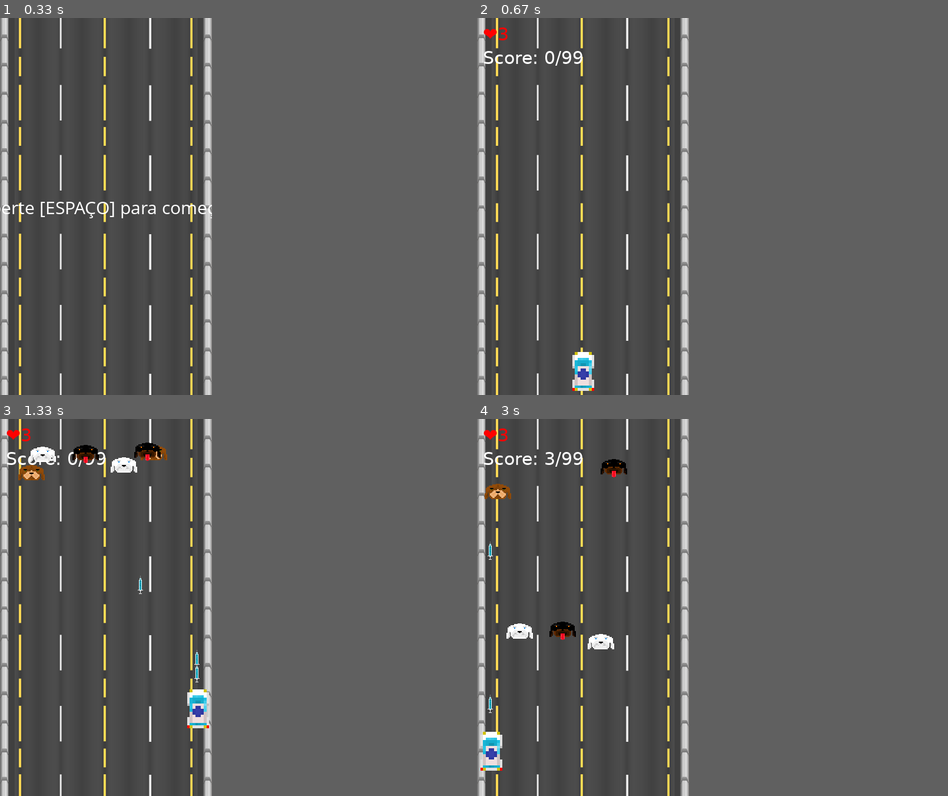
Above: before the commit, frames 1-4 (two rows, left to right).
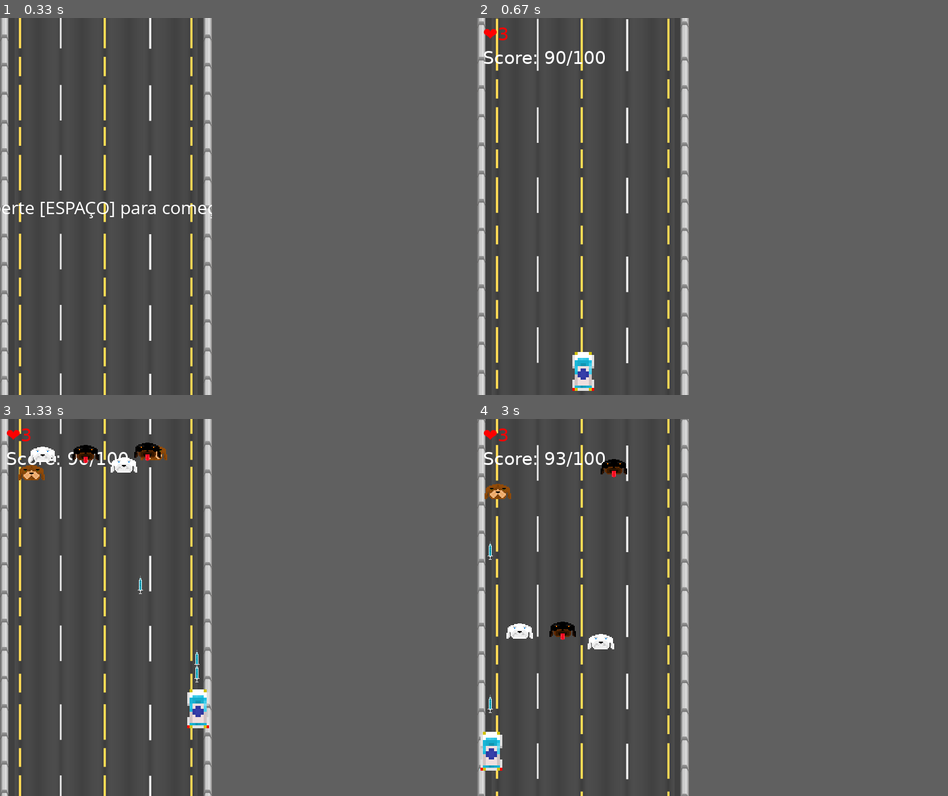
Above: after the commit, the same moments.

Repository: hlvini/vaxforce-pygame
Game: pygame game, started from py_jogoPrincipal.py
Same seed, same stepped clock (60 frames per second), same inputs: the game is played once before the commit and once after it.
Inputs:
- Up to frame 1 (0.33 s): no input
- Up to frame 2 (0.67 s): tap Space at 0.33 s
- Up to frame 3 (1.33 s): hold Right 0.67-1.13 s; tap Space at 0.73, 1.03, 1.23 s; hold Up from 1.17 s (still down)
- Up to frame 4 (3 s): release Up at 1.47 s; hold Right 1.5-1.97 s; tap Space at 1.57, 1.87, 2.07, 2.37, 2.63, 2.97 s; hold Left 2-2.53 s; hold Down 2.57-2.87 s; hold Left from 2.9 s (still down)

Frame 1 is identical in both runs. In frame 2, 2.1% of the frame differs, in the area x 0-45%, y 0-100%; in frame 3, 1.3%; in frame 4, 2.4%.

Commit message:
- Adc novo sprite original p/ o chefe - Adc novos efeitos sonoros e músicas

Diff:
--- a/py_jogoMenu.py
+++ b/py_jogoMenu.py
@@ -12,7 +12,6 @@
 
 # Cores do Menu
 WHITE = (255, 255, 255)
-BLACK = (0, 0, 0)
 BLUE = (0, 0, 255)
 
 # Fontes
@@ -23,27 +22,21 @@
 tela = pygame.display.set_mode((largura, altura))
 pygame.display.set_caption("Título")
 
+# Carregando Imagem de Fundo
+bg_image = pygame.image.load("background.jpg")
+bg_image = pygame.transform.scale(bg_image, (largura, altura))
+
 # Menu
 opcoes = ["[JOGAR]", "[OPÇÕES]", "[SAIR]"]
-
-# 'def' é uma keyword usada para definir (ou criar) uma função
-# função é um bloco de código que somente roda quando chamado
-# E.X: def myFunction()
-#           print("Hello Function")
-# myFunction()
-
-
-# Essa função sera utilizadas para mostrar as opções da var.
-#'opcoes', centralizar as opçoes, atualizar o display
-# e destacar a opção selecionada em azul
 
 def menu():
     opcao_selec = 0
 
     while True:
-        tela.fill(BLACK)  # Limpa a tela
+        # Desenha imagem de fundo
+        tela.blit(bg_image, (0, 0))
 
-        # Desenha opçõoes de menu
+        # Desenha opções de menu
         for i, opcao in enumerate(opcoes):
             if i == opcao_selec:
                 color = BLUE
@@ -56,7 +49,7 @@
 
         pygame.display.flip()  # Update do display
 
-        # Eveontos
+        # Eventos
         for event in pygame.event.get():
             if event.type == pygame.QUIT:
                 pygame.quit()
--- a/py_jogoPrincipal.py
+++ b/py_jogoPrincipal.py
@@ -1,3 +1,4 @@
+# Versão 0.9
 # Importando libraries
 
 import pygame
@@ -23,6 +24,14 @@
 dog3 = pygame.transform.scale(pygame.image.load(os.path.join("PIXEL_ART", "cao3.png")), (60, 60))  # Inimigo 03
 vac = pygame.image.load(os.path.join("PIXEL_ART", "vacina0.png"))  # Projétil
 bg = pygame.transform.scale(pygame.image.load(os.path.join("PIXEL_ART", "bg.png")), (largura, altura))  # Fundo COPYRIGHT: wwwdavidstenfors.com
+
+# Carregando Efeitos Sonoros
+disparar = pygame.mixer.Sound(os.path.join("SFX", "Shoot_00.mp3"))
+dano_player = pygame.mixer.Sound(os.path.join("SFX", "Hit_02.mp3"))
+morte_player = pygame.mixer.Sound(os.path.join("SFX", "Hero_Death_00.mp3"))
+dano_chefe = pygame.mixer.Sound(os.path.join("SFX", "Hit_03.mp3"))
+morte_chefe = pygame.mixer.Sound(os.path.join("SFX", "Explosion_03.mp3"))
+morte_inimigo = pygame.mixer.Sound(os.path.join("SFX", "Hit_00.mp3"))
 
 # Projétil
 class Proj(pygame.sprite.Sprite):
@@ -59,6 +68,7 @@
     def disparar(self): # Lida com disparo de projéteis do player
         projetil = Proj(self.rect.centerx, self.rect.top, vac)
         self.proj.add(projetil)
+        disparar.play()
 
     def move(self, vel): # Lida com o movimento do player na tela
         keys = pygame.key.get_pressed()
@@ -92,12 +102,12 @@
         self.rect.y = random.randint(-150, -self.rect.height) # Define pos. vertical
 
     def dano(self):
+        dano_chefe.play()
         self.hp -= 1 # Reduz HP do inimigo em 1
         if self.hp <= 0:
             self.kill() # Quando o HP chega a zero remove o inimigo da tela
 
-# Main loop
-
+# |||||||||||||||||||||| INICIANDO MAIN() LOOP ||||||||||||||||||||||||||||||||||
 def main():
     rodando = True
     relogio = pygame.time.Clock()
@@ -106,10 +116,19 @@
     vel_y_inimigo = 3 # Velocidade de movimento do sprite do Inimigo
     vel_y_chefe = 1 # Velocidade de movimento do sprite do Chefe
     inimigos = pygame.sprite.Group() # Cria um grupo para adicionar os inimigos
-    score = 0 # Quantos cães o player vacinou
+    score = 90 # Quantos cães o player vacinou
     boss_spawnado = False # Checa se o chefe não spawnou ainda
 
+    # Adc movimento ao background
+    global bg_y # Declara bg como global
+    global scroll_speed # Controla a vel. do bg
+    bg_y = 0
+    scroll_speed = 2
+
     carro = Player(105, 520)  # pos. do player em relação a tela
+
+    pygame.mixer.music.load(os.path.join("SFX", "Loop_TreasureHunter_02.mp3"))
+    pygame.mixer.music.play(-1)
 
     # Spawnando inimigos ao topo do mapa em posições aleatórias
     for _ in range(2):  # Criar 2 Inimigos
@@ -119,29 +138,40 @@
         inimigos.add(inimigo1, inimigo2, inimigo3) # Adc inimigos a variável 'inimigos'
 
     # Chefão
-
     def spawn_boss():
         global boss
+        # Tema do chefe
+        pygame.mixer.music.load(os.path.join("SFX", "Loop_Run_For_Your_Life_03.mp3"))
+        pygame.mixer.music.play(-1)
         inimigos.empty()
-        boss_img = pygame.transform.scale(pygame.image.load(os.path.join("PIXEL_ART", "chefe.png")), (120, 120))
+        boss_img = pygame.transform.scale(pygame.image.load(os.path.join("PIXEL_ART", "chefe.png")), (150, 150))
         boss_width = boss_img.get_width()
         boss_height = boss_img.get_height()
         boss_x = (largura - boss_width) // 2
         boss_y = -boss_height
-        boss = Inimigo(boss_x, boss_y, boss_img, hp=100, vel_y=vel_y_chefe)  # Chefe herda as variáveis da 'class' Inimigo
+        boss = Inimigo(boss_x, boss_y, boss_img, hp=120, vel_y=vel_y_chefe)  # Chefe herda as variáveis da 'class' Inimigo
         inimigos.add(boss) # Adc o chefe ao grupo 'inimigos'
 
     # Desenha na tela os elementos 'bg', 'vidas', e HP do Chefe
-
     def display_redraw():
-        display.blit(bg, (0, 0))  # Renderiza o BG na tela
-        display_vidas = fonte.render(f"\u2764{carro.vidas}", 1, (255, 0, 0))  # Renderiza o nome "Vidas" junto a sua respectiva variável
+        # Desenha o movimento do bg
+        global bg_y
+        global scroll_speed
+        bg_y += scroll_speed
+        if bg_y > altura:
+            bg_y = 0
+        display.blit(bg, (0, bg_y))
+        display.blit(bg, (0, bg_y - altura))
+
+        display_vidas = fonte.render(f"\u2764{carro.vidas}", True, (255, 0, 0))  # Renderiza o nome "Vidas" junto a sua respectiva variável
         display.blit(display_vidas, (10, 10))  # pos. onde display_vidas será mostrado na tela
-        display_score = fonte.render(f'Score: {score}/99', 1, (255, 255, 255))
+        display_score = fonte.render(f'Score: {score}/100', True, (255, 255, 255))
         display.blit(display_score, (10, 50))  # Mostra o score na tela
 
+
+
         if boss_spawnado:
-            boss_hp_text = fonte.render(f'Cãopeta: {boss.hp}', 1, (255, 0, 0))  # Red color for boss health
+            boss_hp_text = fonte.render(f'Cãopeta\u2764: {boss.hp}', True, (255, 0, 0))  # Red color for boss health
             display.blit(boss_hp_text, (10, 90))  # Pos. onde o hp do chefe será mostrado na tela
 
         carro.draw(display)
@@ -150,9 +180,10 @@
         pygame.display.update()
 
     # Tela de vitória
-
     def game_won():
         inimigos.empty()
+        pygame.mixer.music.load(os.path.join("SFX", "Jingle_Win_00.mp3"))
+        pygame.mixer.music.play()
         fonte = pygame.font.SysFont("Segoe UI Bold", 25)
         display_vitoria = fonte.render('Você ganhou! [ESPAÇO] P/ Voltar ao MENU', 1, (255, 255, 0))
         texto_vitoria = display_vitoria.get_rect(center=(largura / 2, altura / 2))
@@ -160,7 +191,6 @@
         pygame.display.update()
 
         # Timer da tela de vitória
-
         pygame.time.wait(2000)  # Aguarda 2 Segundos (ms)
 
         # Espera o input do usuário
@@ -178,14 +208,34 @@
                         sys.exit()
 
     # Leva o player devolta para o menu principal
-
     def game_over():
-        pygame.quit()
-        subprocess.run(["python", "py_jogoMenu.py"])
-        sys.exit()
-
-    # Responsável por rodar os aspectos principais do jogo
-
+        inimigos.empty()
+        pygame.mixer.music.load(os.path.join("SFX", "Jingle_Lose_00.mp3"))
+        pygame.mixer.music.play()
+        fonte = pygame.font.SysFont("Segoe UI Bold", 25)
+        display_vitoria = fonte.render('Você Perdeu! [ESPAÇO] P/ Voltar ao MENU', 1, (255, 255, 0))
+        texto_vitoria = display_vitoria.get_rect(center=(largura / 2, altura / 2))
+        display.blit(display_vitoria, texto_vitoria)
+        pygame.display.update()
+
+        # Timer da tela de derrota
+        pygame.time.wait(2000)  # Aguarda 2 Segundos (ms)
+
+        # Espera o input do usuário
+        aguardando = True
+        while aguardando:
+            for event in pygame.event.get():
+                if event.type == pygame.QUIT:
+                    pygame.quit()
+                    sys.exit()
+                if event.type == pygame.KEYDOWN:
+                    if event.key == pygame.K_SPACE:
+                        aguardando = False
+                        pygame.quit()
+                        subprocess.run(["python", "py_jogoMenu.py"]) # Retorna ao menu principal
+                        sys.exit()
+
+    # ||||||||||||||||||||||||||||| RESPONSÁVEL POR RODAR OS ASPECTOS PRINCIPAIS DO JOGO |||||||||||||||||||||||||||||||||||||||||||||||||||
     while rodando:
         relogio.tick(60)  # Framerate
         display_redraw() # Atualiza a tela
@@ -203,21 +253,24 @@
             if not boss_spawnado: # Se o inimigo sair da tela o player perde vida
                 if inimigo.rect.top > altura:
                     carro.vidas -= 1
+                    dano_player.play()
                     inimigo.respawn(largura) # Inimigo respawna no topo da tela
                     if carro.vidas <= 0:
                         game_over()
 
             if pygame.sprite.collide_mask(carro, inimigo):
                 carro.vidas -= 1
+                dano_player.play()
                 inimigo.respawn(largura)
                 if carro.vidas <= 0:
                     game_over()
 
-            # Checa colisão entre projéteis do player e inimigos
+            # CHECA COLISÕES ENTRE PROJÉTEIS DO PLAYER, INIMIGO E O CHEFE
             if pygame.sprite.spritecollide(inimigo, carro.proj, True, pygame.sprite.collide_mask):
                 if boss_spawnado and inimigo == boss:
                     inimigo.dano() # Reduz HP do chefe
                     if boss.hp <= 0:
+                        morte_chefe.play()
                         if score < 99:
                             score += 1
                         inimigo.kill()  # Remove o chefe da tela
@@ -225,15 +278,28 @@
                         pygame.time.wait(200)  # Espera para mostrar a vitória
                         game_won()  # Garante que o jogo é encerrado corretamente
                 else:
+                    morte_inimigo.play()
                     score += 1
                     inimigo.respawn(largura)
 
+        # Se o chefe sair da tela, mata o player automaticamente
+        if boss_spawnado and boss.rect.top > altura:
+            carro.vidas = 0
+            dano_player.play()
+            pygame.display.update()
+            pygame.time.wait(200)
+            game_over()
+
+        # FIM DO CHEQUE DE CONLISÕES
         for event in pygame.event.get():
             if event.type == pygame.QUIT:
                 rodando = False # Sai do loop e fecha a janela
             if event.type == pygame.KEYDOWN:
                 if event.key == pygame.K_SPACE:
                     carro.disparar() # Dispara um projétil ao pressioanr ESPAÇO
+
+    # |||||||||||||||||||||||FIM DO WHILE LOOP|||||||||||||||||||||||||||||
+# |||||||||||||||||||||||||||FIM DO MAIN() LOOP|||||||||||||||||||||||||||||
 
 # Menu antes de iniciar o jogo
 def iniciar():
Binary file changed: PIXEL_ART/chefe.png
Not shown, removed: PIXEL_ART/carro.zip
Not shown, removed: PIXEL_ART/vacina.zip
Not shown, added: SFX/Explosion_00.mp3
Not shown, added: SFX/Explosion_03.mp3
Not shown, added: SFX/Hero_Death_00.mp3
Not shown, added: SFX/Hit_00.mp3
Not shown, added: SFX/Hit_02.mp3
Not shown, added: SFX/Hit_03.mp3
Not shown, added: SFX/Jingle_Lose_00.mp3
Not shown, added: SFX/Jingle_Win_00.mp3
Not shown, added: SFX/Loop_Run_For_Your_Life_03.mp3
(and 3 more such lines)
